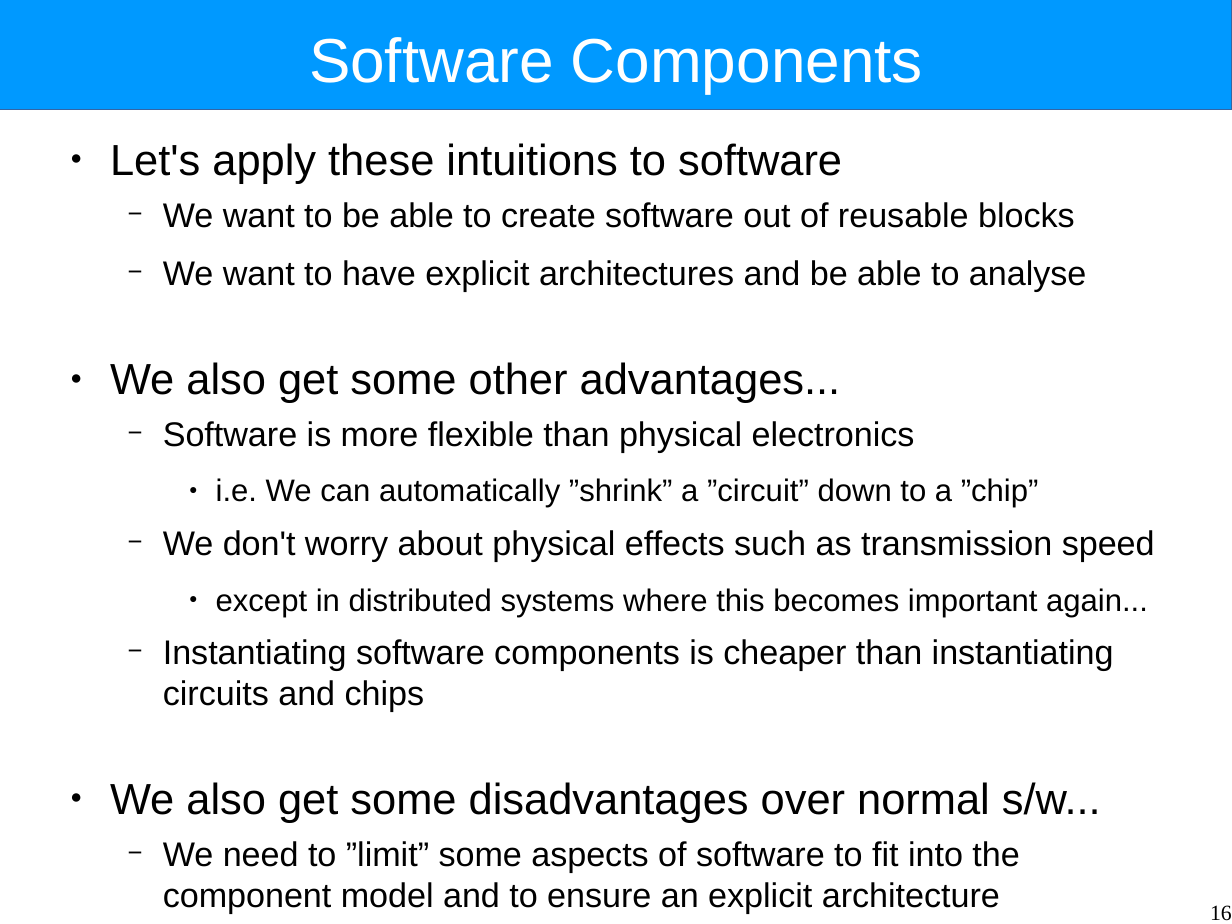
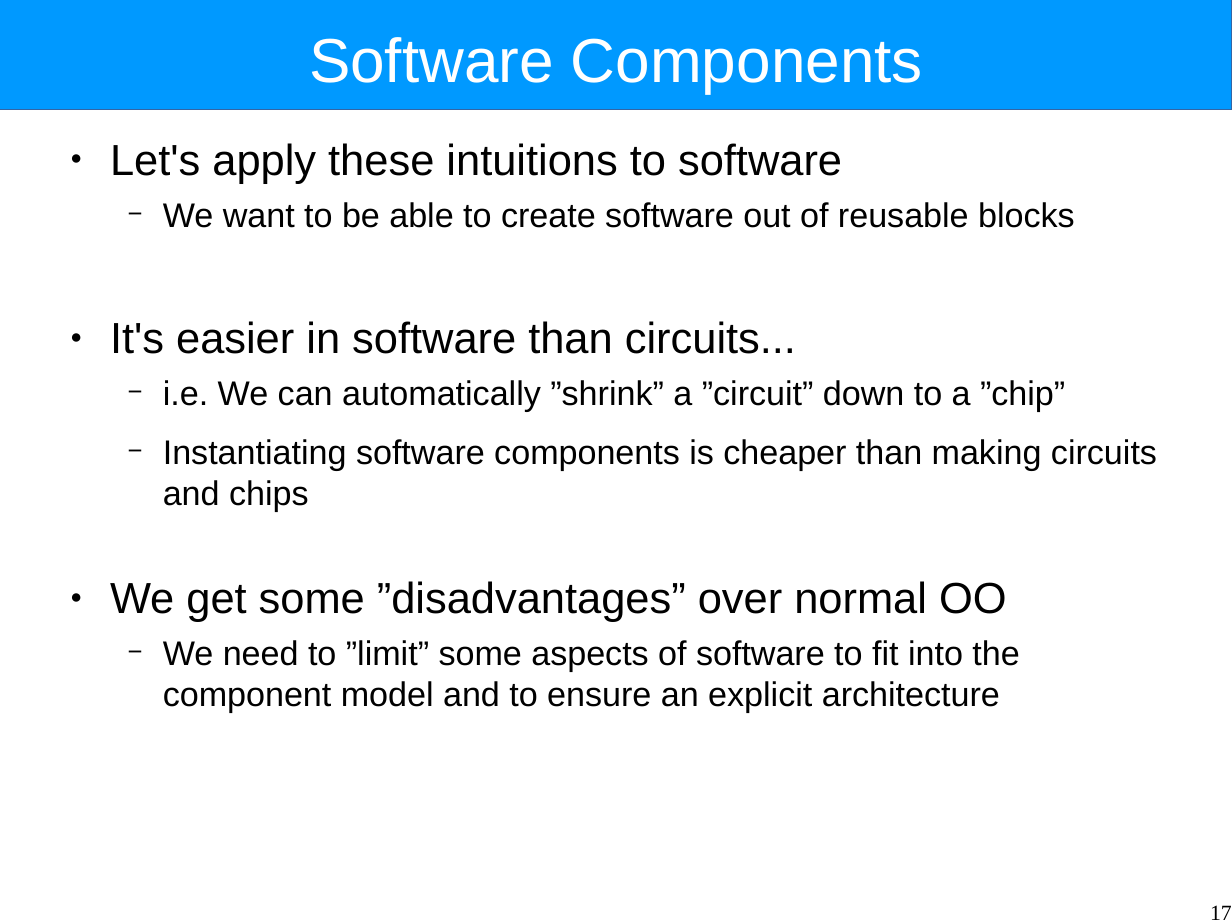
Before and after one commit to Intrinsarc/intrinsarc-evolve, a slide deck: slide 17 of Academic Work/lectures/components.odp (slide 16 before the commit). Drawn at 1232x924 pixels with LibreOffice and Linux fonts; fonts in the diff are those of the drawing. Boxes give left, top, right and bottom in pixels: in the first picture for what was removed or moved away, otherwise in the second. Text is boxed around its words. In the diff, an @@ line names an element or a change of style, - is before the commit and + after.

```diff
--- a/Academic Work/lectures/components.odp
+++ b/Academic Work/lectures/components.odp
@@ text at (110, 321, 796, 354): text changed; size 22 to 28 pt @@
-  − We want to have explicit architectures and be able to analyse
-● We also get some other advantages...
-  − Software is more flexible than physical electronics
+● It's easier in software than circuits...
@@ text at (163, 380, 1065, 412): size 20 to 22 pt in "i.e. We can automatically ”shrink” a ”circuit” ..."; bullet ● to −; list level 3 to 2 in "i.e. We can automatically ”shrink” ..." @@
@@ text at (110, 439, 1157, 622): text changed @@
-  − We don't worry about physical effects such as transmission speed
-    ● except in distributed systems where this becomes important again...
-  − Instantiating software components is cheaper than instantiating circuits and chips
-● We also get some disadvantages over normal s/w...
+  − Instantiating software components is cheaper than making circuits and chips
+● We get some ”disadvantages” over normal OO
@@ page number at (1210, 905, 1232, 920): text changed @@
-16
+17
```
Also in this commit, not shown: 20 other slides changed, 8 slides added, 4 slides removed.
